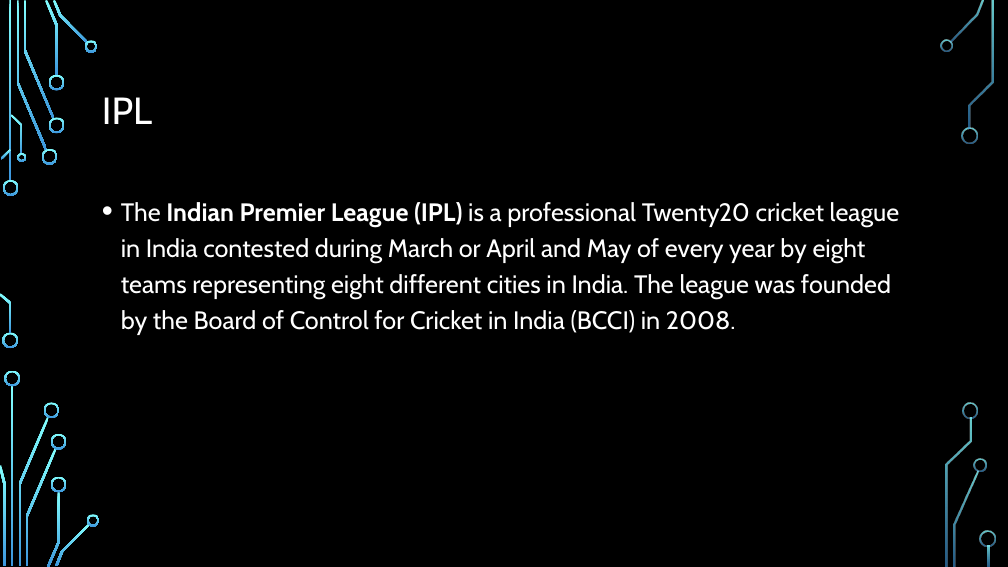
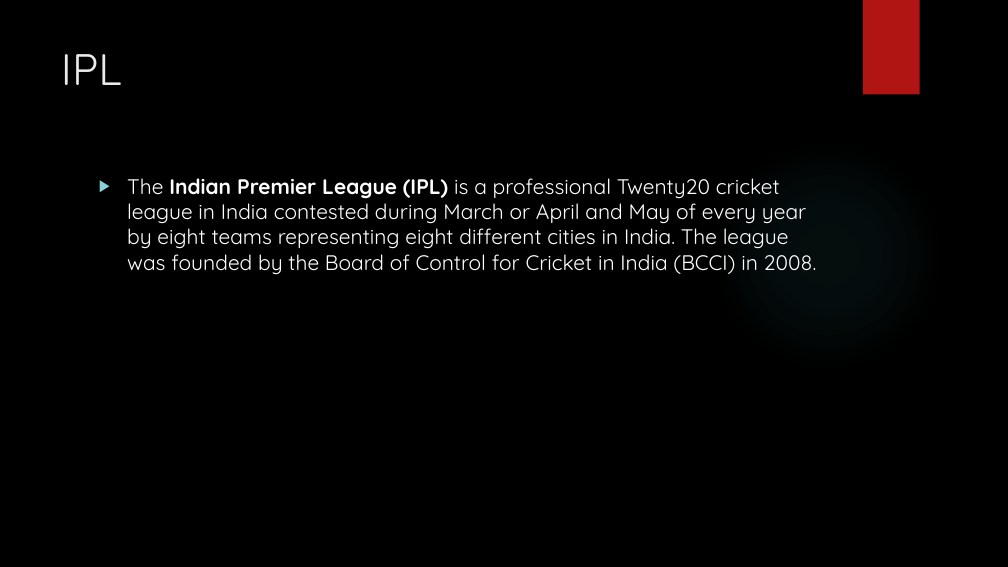
Before and after one commit to ksranjith786/python, a slide deck: slide 3 of insaid/Project/IPL/Presentation_EDA_IPL.pptx. Drawn at 1008x567 pixels with LibreOffice and Linux fonts; fonts in the diff are those of the drawing; background and template pictures are left out. Boxes give left, top, right and bottom in pixels: in the first picture for what was removed or moved away, otherwise in the second. Text is boxed around its words. In the diff, an @@ line names an element or a change of style, - is before the commit and + after.

```diff
--- a/insaid/Project/IPL/Presentation_EDA_IPL.pptx
+++ b/insaid/Project/IPL/Presentation_EDA_IPL.pptx
@@ rectangle added at (863,0,920,95), fill #B01513 @@
@@ title "IPL": place and size @@
-title "IPL" at (102,97,152,124)
+title "IPL" at (61,54,122,85)
@@ title "IPL" at (61,54,122,85): size 36 to 42 pt, font Cabin to Quicksand, text colour #FFFFFF to #EBEBEB; line spacing 0.9 to 1; vertical alignment middle to top @@
@@ ellipse added at (712,138,944,371), fill gradient #50B9C1 @@
@@ text "The Indian Premier League (IPL) ...": place and size @@
-text "The Indian Premier League (IPL) ..." at (121,202,899,335)
+text "The Indian Premier League (IPL) ..." at (127,178,817,274)
@@ text "The Indian Premier League (IPL) ..." at (127,178,817,274): size 24 to 20 pt, font Cabin to Quicksand; bullet • to ▶; line spacing 1.2 to 1 @@
@@ group removed at (0,0,996,567): 33 freeform shapes, 3 rectangles @@
```
Also in this commit, not shown: 19 other slides changed, 1 slide added.
